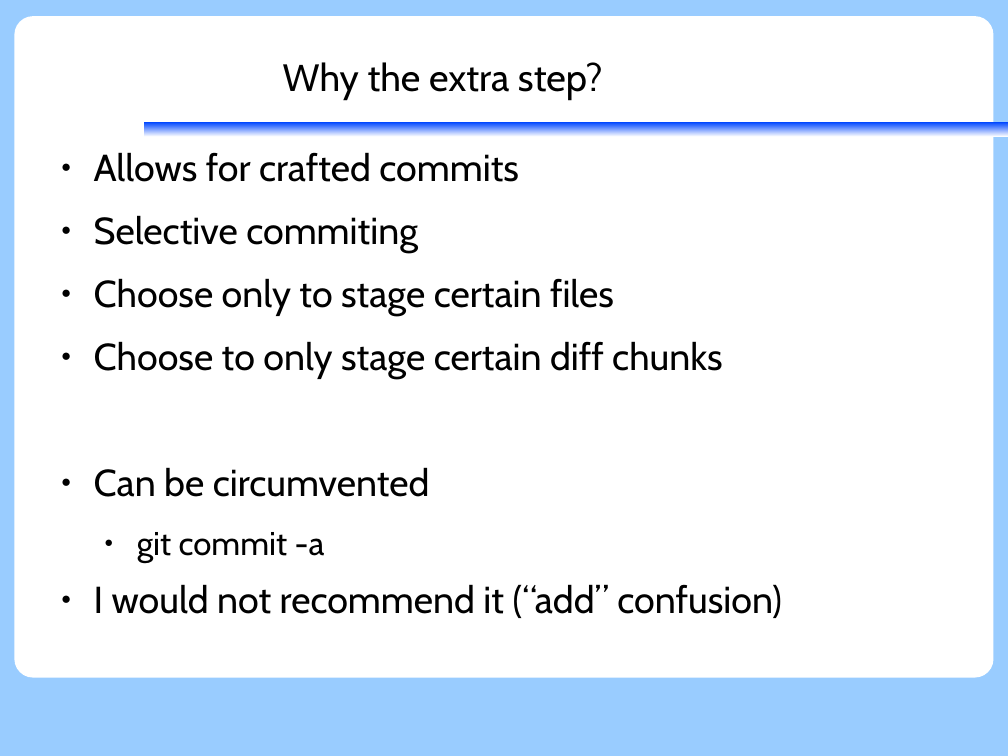
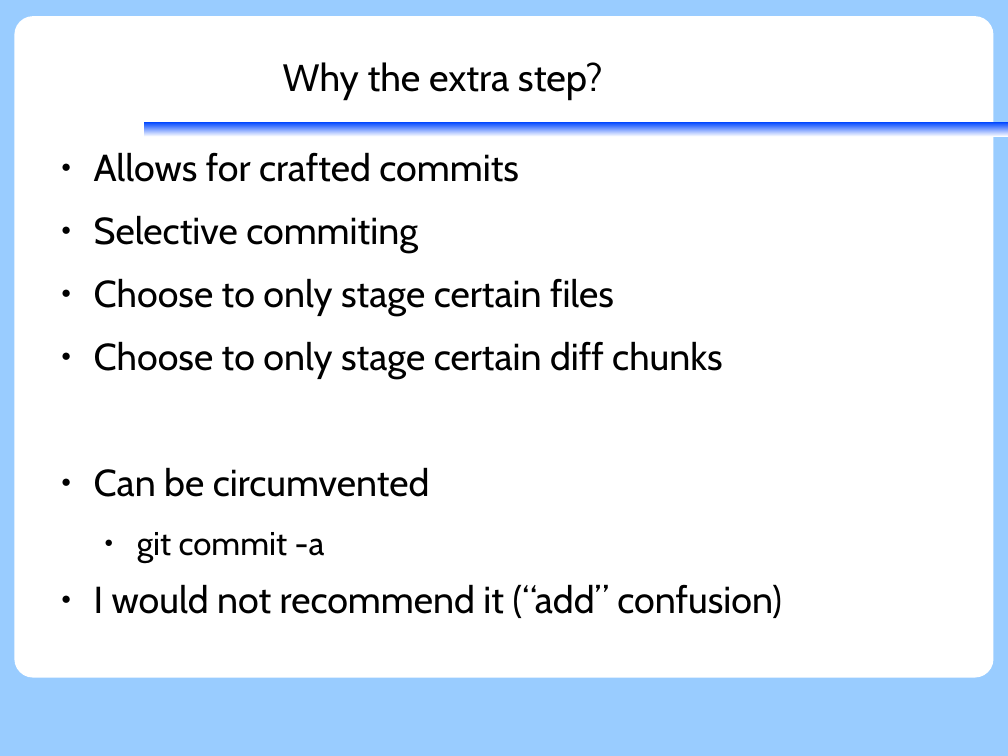
Before and after one commit to KennethNielsen/presentations, a slide deck: slide 16 of git/git.odp (slide 26 before the commit). Drawn at 1008x756 pixels with LibreOffice and Linux fonts; fonts in the diff are those of the drawing; background and template pictures are left out. Boxes give left, top, right and bottom in pixels: in the first picture for what was removed or moved away, otherwise in the second. Text is boxed around its words. In the diff, an @@ line names an element or a change of style, - is before the commit and + after.

```diff
--- a/git/git.odp
+++ b/git/git.odp
@@ text at (94, 278, 614, 316): text changed @@
-● Choose only to stage certain files
+● Choose to only stage certain files
```
Also in this commit, not shown: 19 other slides changed, 18 slides added, 7 slides removed.
